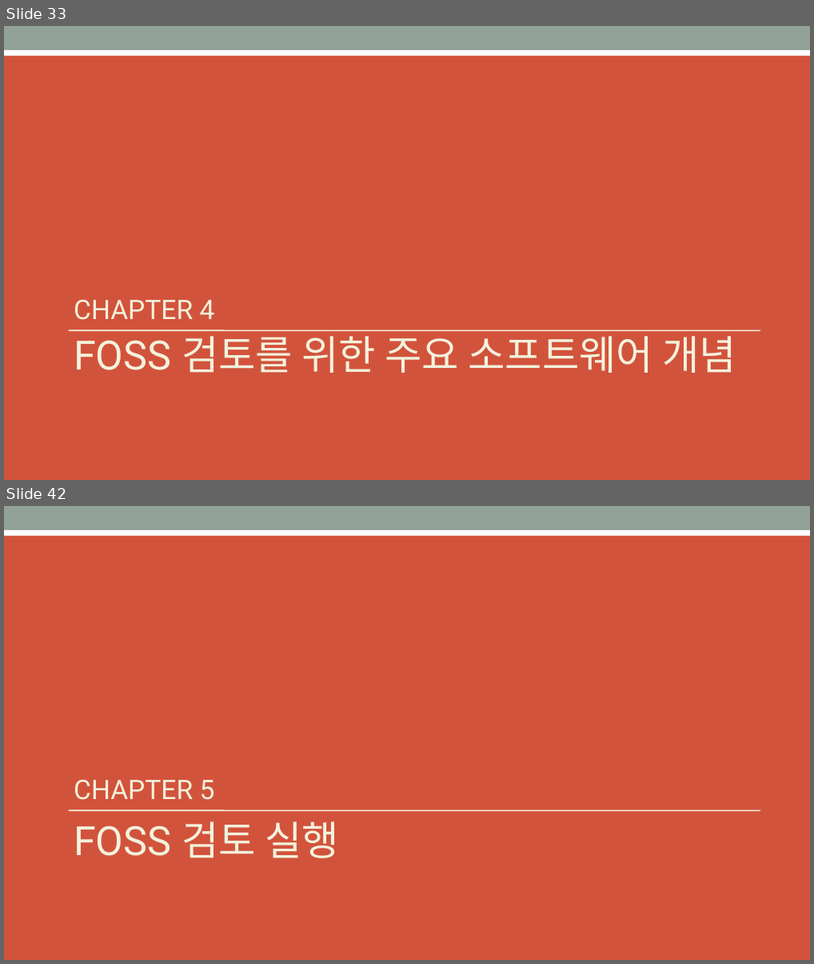
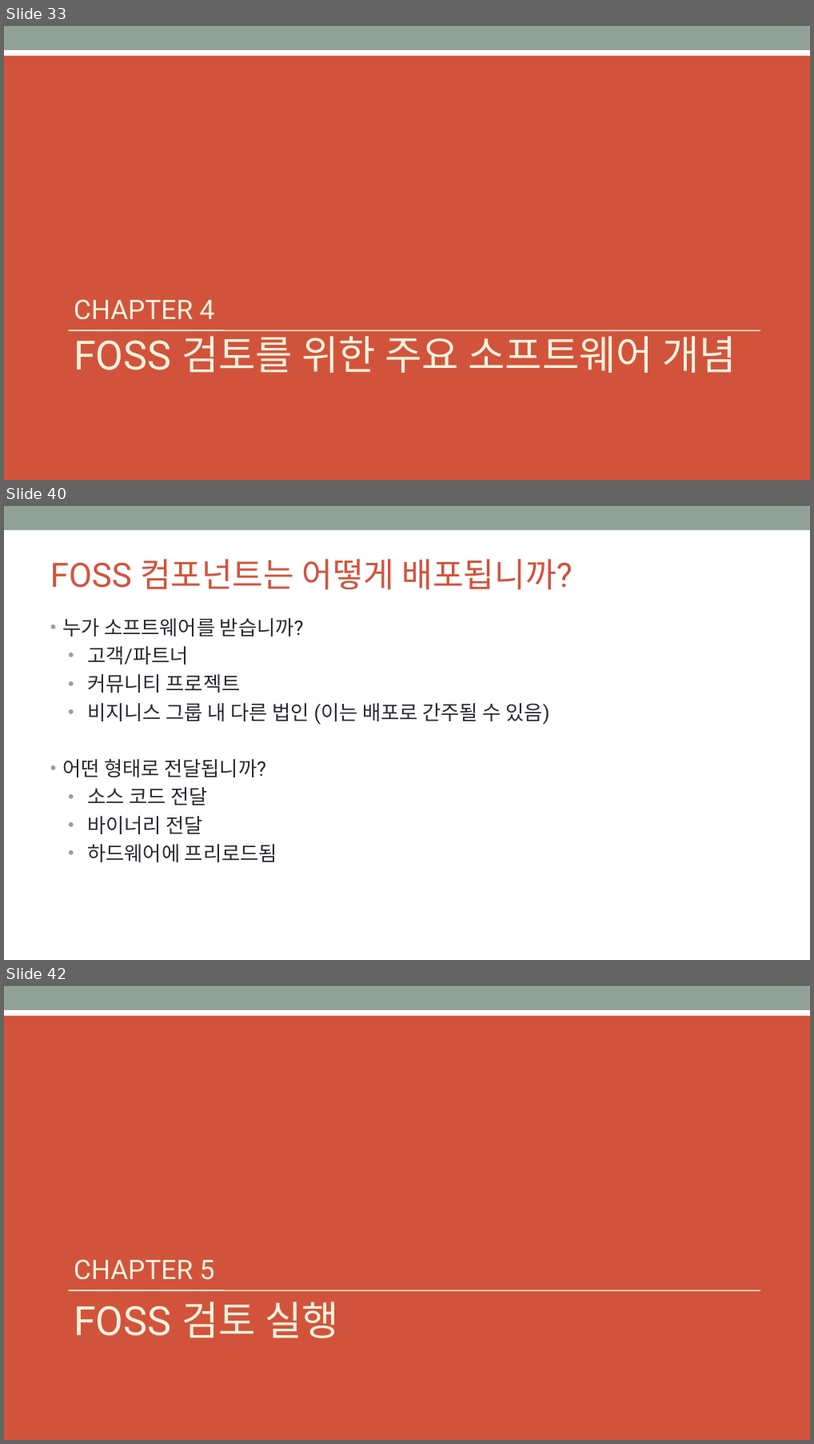
Before and after one commit to OpenChain-KWG/Curriculum-Translation-KR, a slide deck: target/slides/openchain-curriculum-for-1-1.pptx. Shown one above the other, each under a label of ours: slides 33 and 42 before the commit, slides 33, 40 and 42 after it; the slides between them are not shown. The pictures are 814x964 and 814x1444 pixels, drawn with LibreOffice and Linux fonts; fonts in the diff are those of the drawing; background and template pictures are left out. Boxes give left, top, right and bottom in pixels: in the first picture for what was removed or moved away, otherwise in the second. Text is boxed around its words. In the diff, an @@ line names an element or a change of style, - is before the commit and + after.

```diff
--- a/target/slides/openchain-curriculum-for-1-1.pptx
+++ b/target/slides/openchain-curriculum-for-1-1.pptx
@@ slide 40 added at bbox=[4, 506, 810, 960], background #FFFFFF; not listed: 1 template element that a slide beside it also shows @@
@@ title added at bbox=[50, 559, 573, 590], 40 pt, text #D2533C @@
+FOSS 컴포넌트는 어떻게 배포됩니까?
@@ text added at bbox=[62, 618, 550, 862], 24 pt, text #292934 @@
+• 누가 소프트웨어를 받습니까?
+  • 고객/파트너
+  • 커뮤니티 프로젝트
+  • 비지니스 그룹 내 다른 법인 (이는 배포로 간주될 수 있음)
+• 어떤 형태로 전달됩니까?
+  • 소스 코드 전달
+  • 바이너리 전달
+  • 하드웨어에 프리로드됨
```
Also in this commit, not shown: 7 other slides added, 8 slides removed, 6 other files.
